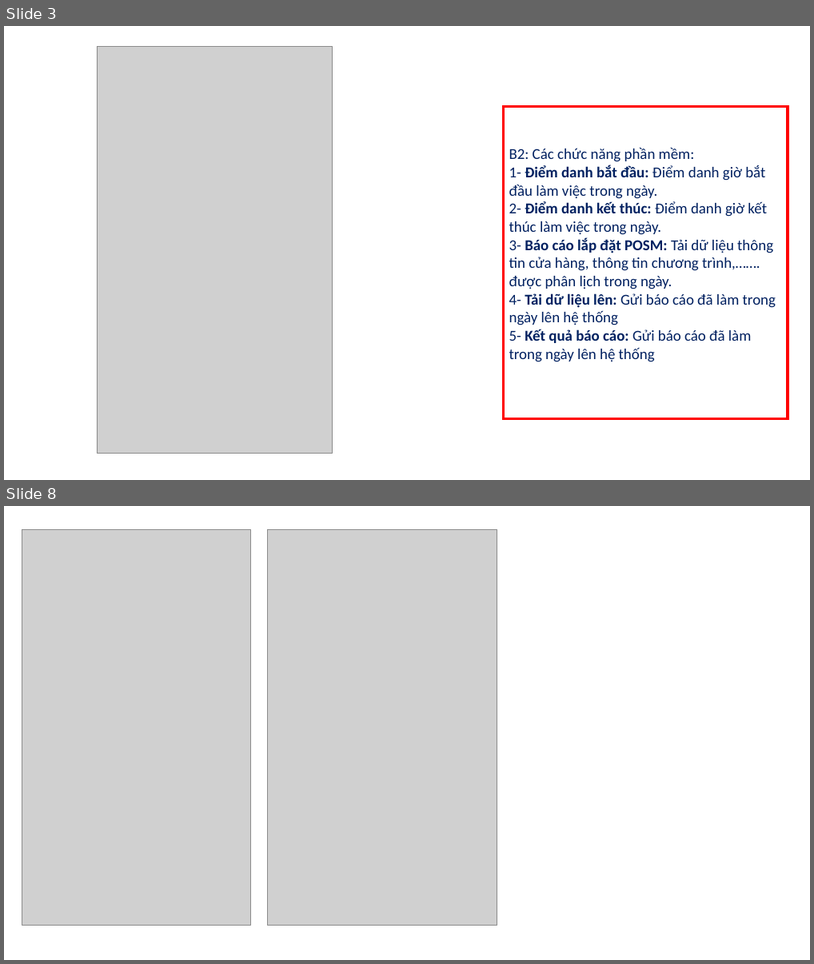
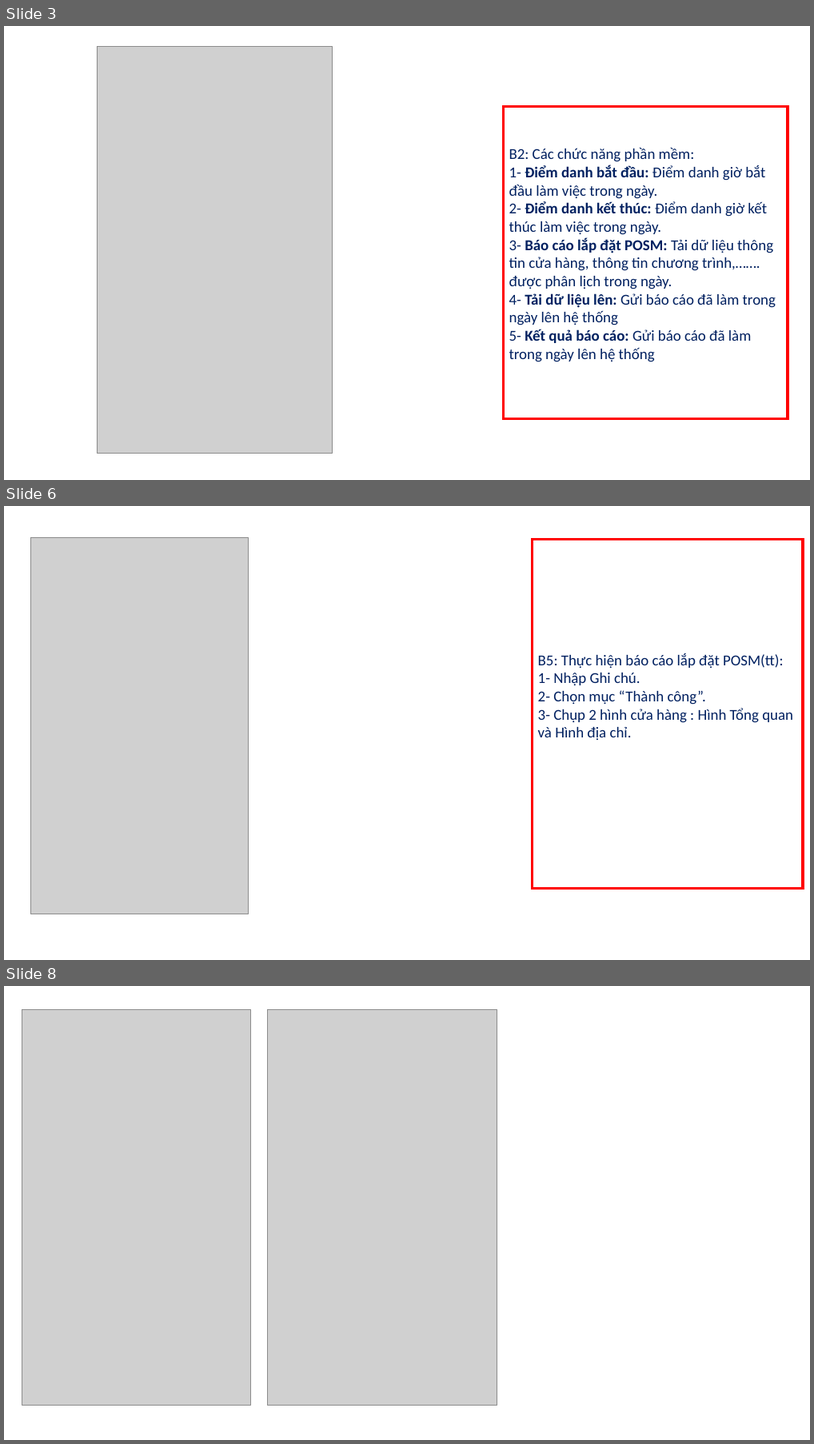
Before and after one commit to mrledon/TrackingShare, a slide deck: Document/Hướng dẫn sử dụng hệ thống DigiX Tracking.pptx. Shown one above the other, each under a label of ours: slides 3 and 8 before the commit, slides 3, 6 and 8 after it; the slides between them are not shown. The pictures are 814x964 and 814x1444 pixels, drawn with LibreOffice and Linux fonts; fonts in the diff are those of the drawing; grey boxes stand for pictures. Boxes give left, top, right and bottom in pixels: in the first picture for what was removed or moved away, otherwise in the second. Text is boxed around its words. In the diff, an @@ line names an element or a change of style, - is before the commit and + after.

```diff
--- a/Document/Hướng dẫn sử dụng hệ thống DigiX Tracking.pptx
+++ b/Document/Hướng dẫn sử dụng hệ thống DigiX Tracking.pptx
@@ slide 6 added at <box>4,506,810,960</box>, background #FFFFFF @@
@@ picture added at <box>30,537,249,914</box> @@
@@ rectangle added at <box>532,540,803,888</box>, outline #FF0000 3 pt, 18 pt, text #002060 @@
+B5: Thực hiện báo cáo lắp đặt POSM(tt):
+1- Nhập Ghi chú.
+2- Chọn mục “Thành công”.
+3- Chụp 2 hình cửa hàng : Hình Tổng quan và Hình địa chỉ.
```
Also in this commit, not shown: 1 other slide added, 2 slides removed.
